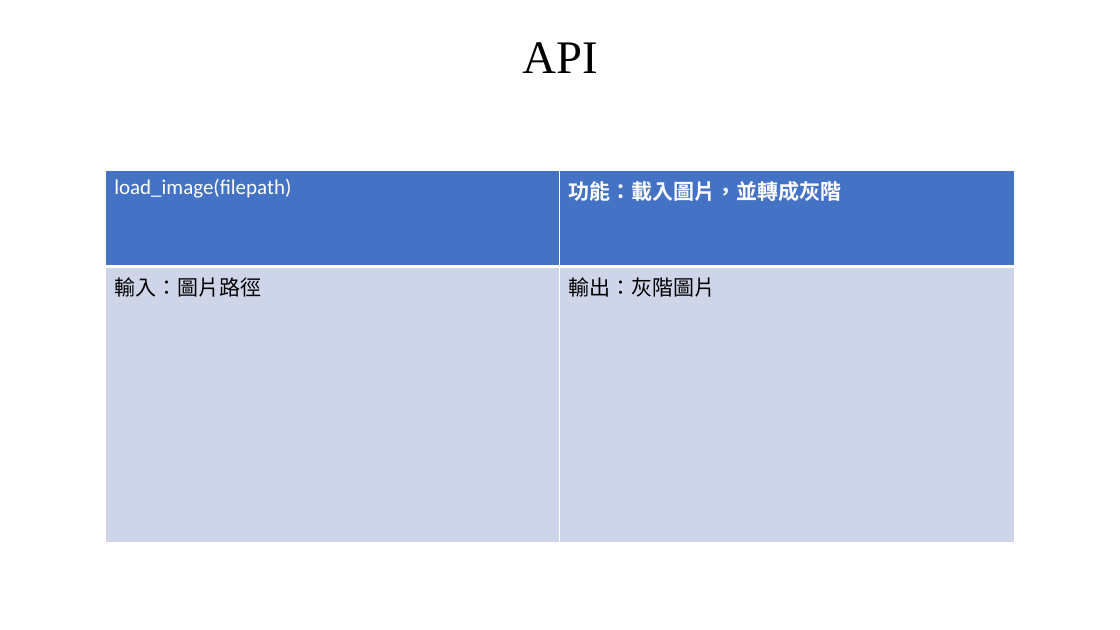
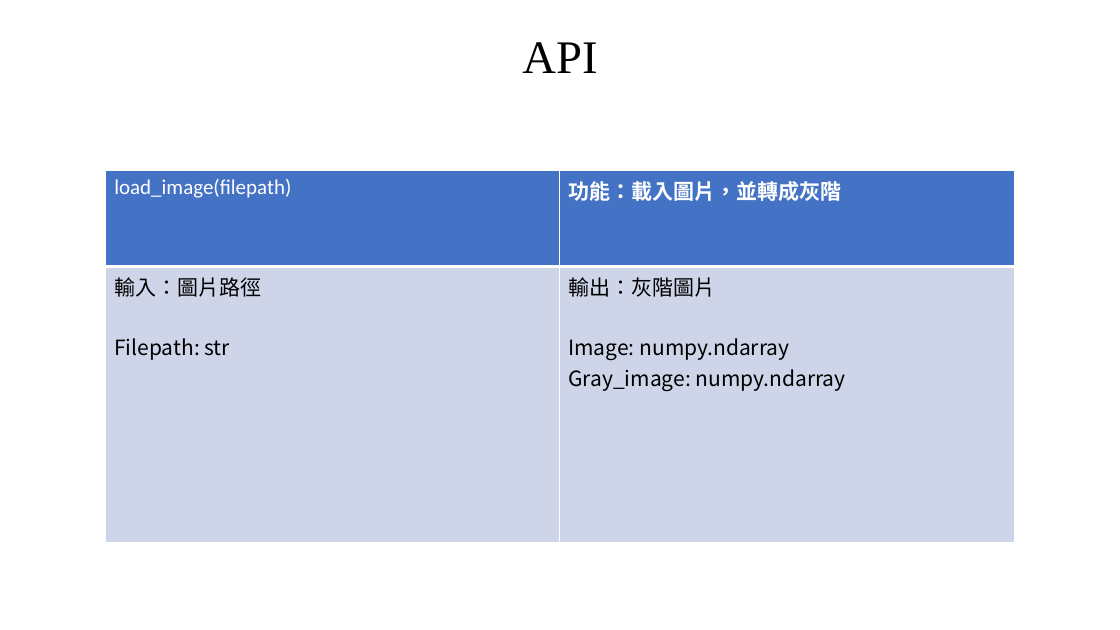
Before and after one commit to a147852z/embedded_image, a slide deck: slide 5 of 嵌入式影像處理.pptx. Drawn at 1120x630 pixels with LibreOffice and Linux fonts; fonts in the diff are those of the drawing. Boxes give left, top, right and bottom in pixels: in the first picture for what was removed or moved away, otherwise in the second. Text is boxed around its words. In the diff, an @@ line names an element or a change of style, - is before the commit and + after.

```diff
--- a/嵌入式影像處理.pptx
+++ b/嵌入式影像處理.pptx
@@ table at (106, 171, 1015, 543) @@
-row 2, column 1: 輸入：圖片路徑
+row 2, column 1: 輸入：圖片路徑 / Filepath: str
-row 2, column 2: 輸出：灰階圖片
+row 2, column 2: 輸出：灰階圖片 / Image: numpy.ndarray / Gray_image: numpy.ndarray
```
Also in this commit, not shown: 9 other slides changed.
